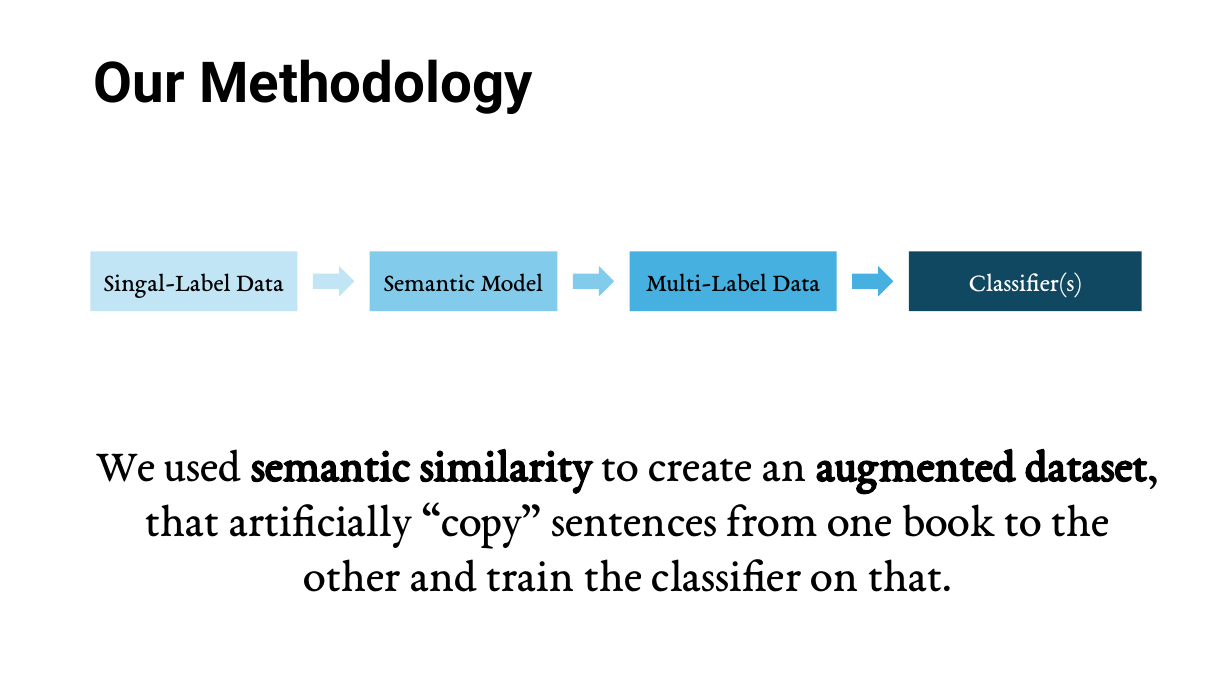
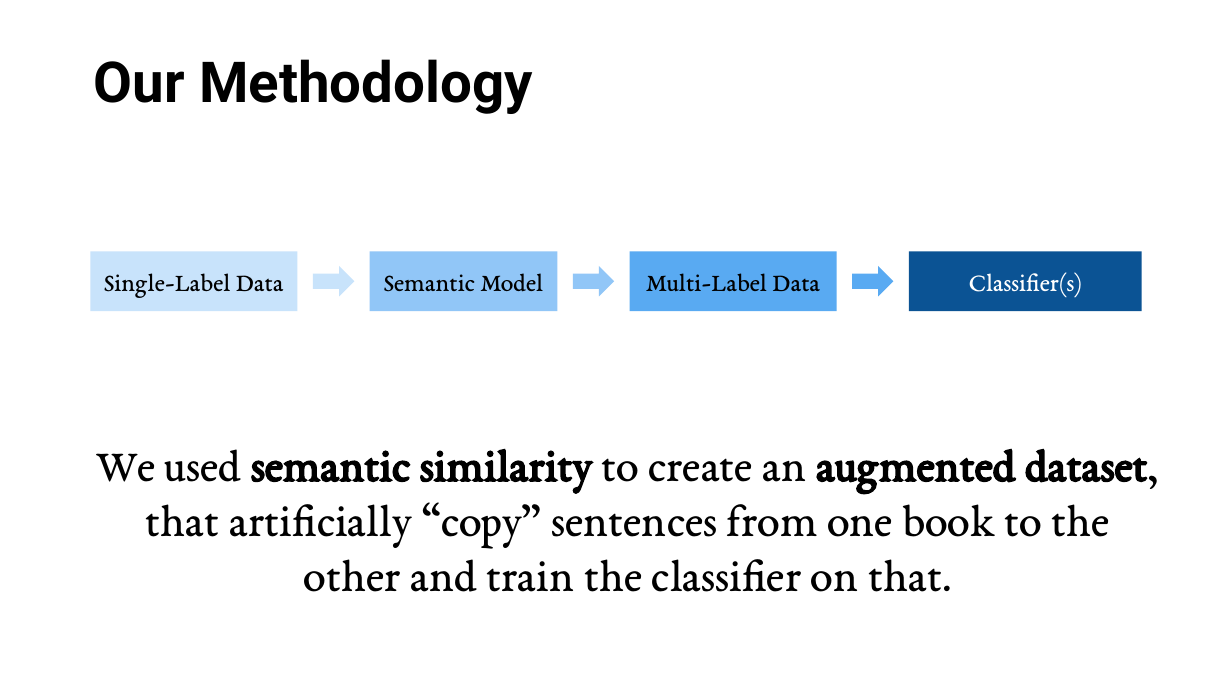
Before and after one commit to gonhonig/books-classification, a slide deck: slide 8 of book classification presentation.pptx. Drawn at 1232x693 pixels with LibreOffice and Linux fonts; fonts in the diff are those of the drawing. Boxes give left, top, right and bottom in pixels: in the first picture for what was removed or moved away, otherwise in the second. Text is boxed around its words. In the diff, an @@ line names an element or a change of style, - is before the commit and + after.

```diff
--- a/book classification presentation.pptx
+++ b/book classification presentation.pptx
@@ rectangle "Single-Label Data" at bbox=[91, 251, 298, 311]: fill #C1E5F5 to #C8E3FB @@
@@ rectangle "Multi-Label Data" at bbox=[629, 251, 836, 311]: fill #46B1E1 to #59AAF2 @@
@@ right arrow at bbox=[852, 266, 894, 297]: fill #46B1E1 to #59AAF2 @@
@@ rectangle "Classifier(s)" at bbox=[909, 251, 1142, 311]: fill #104862 to #0B5394 @@
@@ text in rectangle at bbox=[104, 273, 284, 298]: text changed @@
-Singal-Label Data
+Single-Label Data
```
Also in this commit, not shown: 2 other slides changed, 16 slides added, 44 other files.
